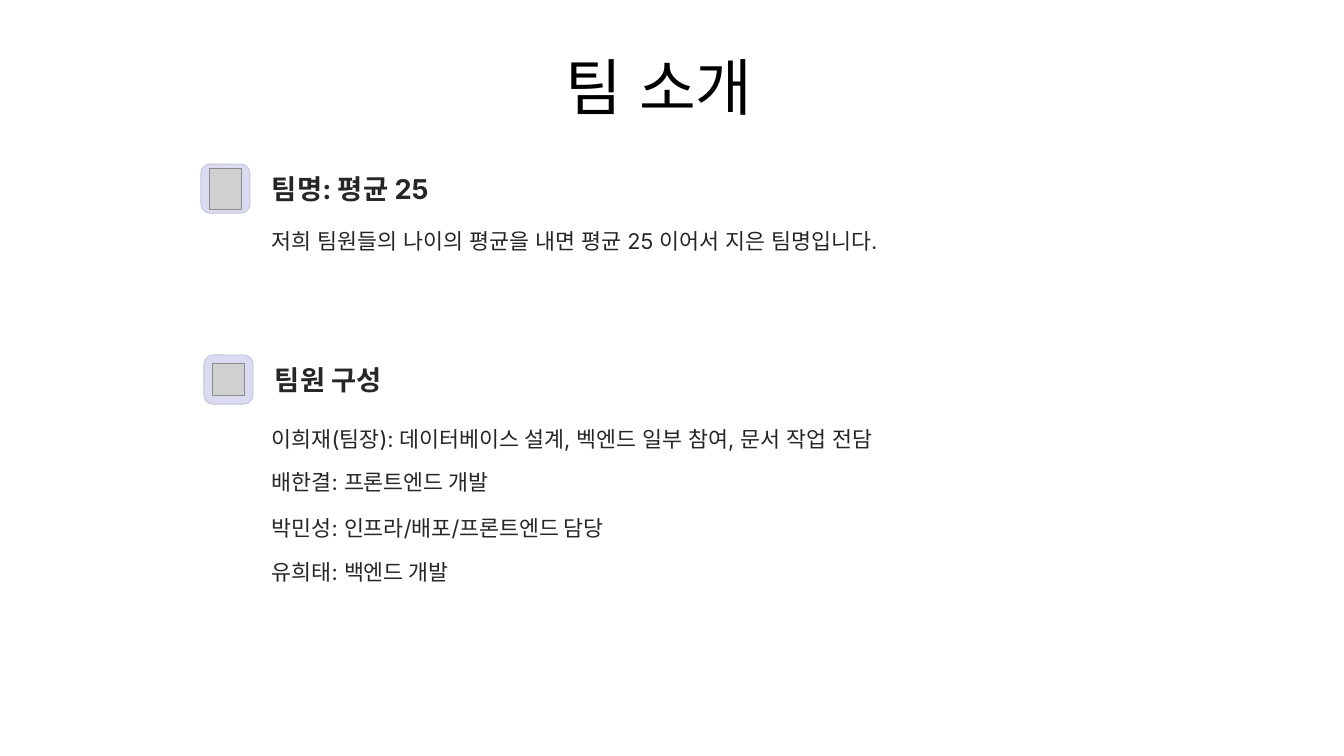
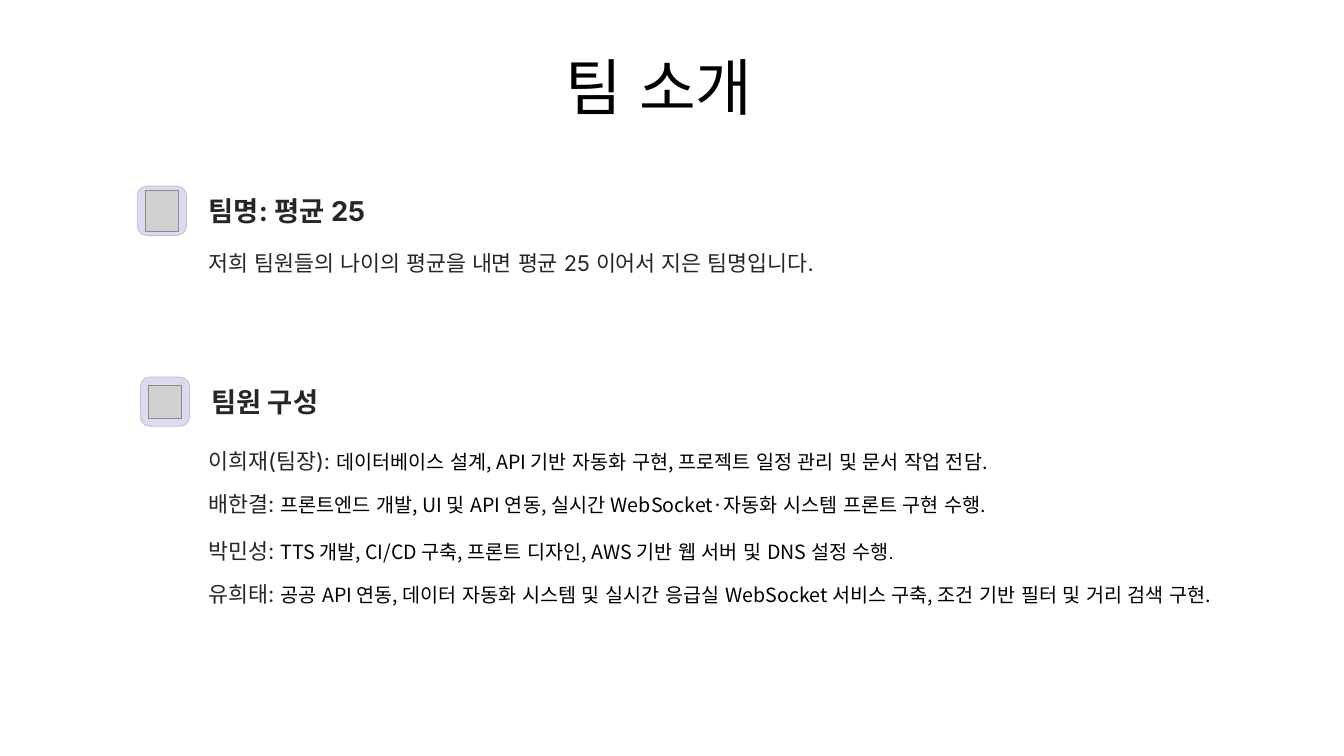
Before and after one commit to 0dlgmlwo0/Project_hospital, a slide deck: slide 4 of 최종발표.pptx. Drawn at 1344x756 pixels with LibreOffice and Linux fonts; fonts in the diff are those of the drawing; grey boxes stand for pictures. Boxes give left, top, right and bottom in pixels: in the first picture for what was removed or moved away, otherwise in the second. Text is boxed around its words. In the diff, an @@ line names an element or a change of style, - is before the commit and + after.

```diff
--- a/최종발표.pptx
+++ b/최종발표.pptx
@@ 1 picture, 1 text, 1 rounded rectangle moved together from (x1=201, y1=164, x2=429, y2=214) to (x1=137, y1=187, x2=365, y2=236) @@
@@ 2 texts, 1 picture, 1 rounded rectangle moved together from (x1=204, y1=231, x2=877, y2=404) to (x1=140, y1=253, x2=814, y2=426) @@
@@ text at (x1=208, y1=451, x2=988, y2=473): text changed; size 15.5 to 14 pt; font Inter to Noto Sans CJK KR; text colour #272525 to #000000 @@
-이희재(팀장): 데이터베이스 설계, 벡엔드 일부 참여, 문서 작업 전담
+이희재(팀장): 데이터베이스 설계, API 기반 자동화 구현, 프로젝트 일정 관리 및 문서 작업 전담.
@@ text at (x1=208, y1=494, x2=986, y2=516): text changed; size 15.5 to 14 pt; font Inter to Noto Sans CJK KR; text colour #272525 to #000000 @@
-배한결: 프론트엔드 개발
+배한결: 프론트엔드 개발, UI 및 API 연동, 실시간 WebSocket·자동화 시스템 프론트 구현 수행.
@@ text at (x1=208, y1=541, x2=889, y2=563): text changed; size 15.5 to 14 pt; font Inter to Noto Sans CJK KR; text colour #272525 to #000000 @@
-박민성: 인프라/배포/프론트엔드 담당
+박민성: TTS 개발, CI/CD 구축, 프론트 디자인, AWS 기반 웹 서버 및 DNS 설정 수행.
@@ text at (x1=208, y1=584, x2=1211, y2=606): text changed; size 15.5 to 14 pt; font Inter to Noto Sans CJK KR; text colour #272525 to #000000 @@
-유희태: 백엔드 개발
+유희태: 공공 API 연동, 데이터 자동화 시스템 및 실시간 응급실 WebSocket 서비스 구축, 조건 기반 필터 및 거리 검색 구현.
```
Also in this commit, not shown: 5 other slides changed, 3 slides added, 4 slides removed, 1 other file.
